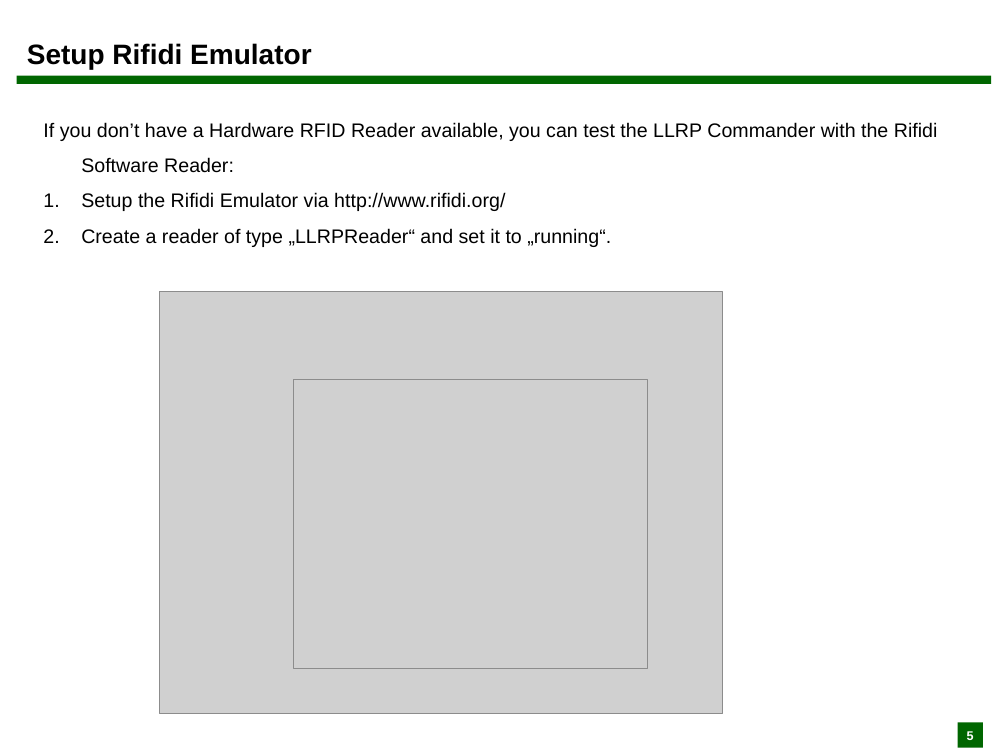
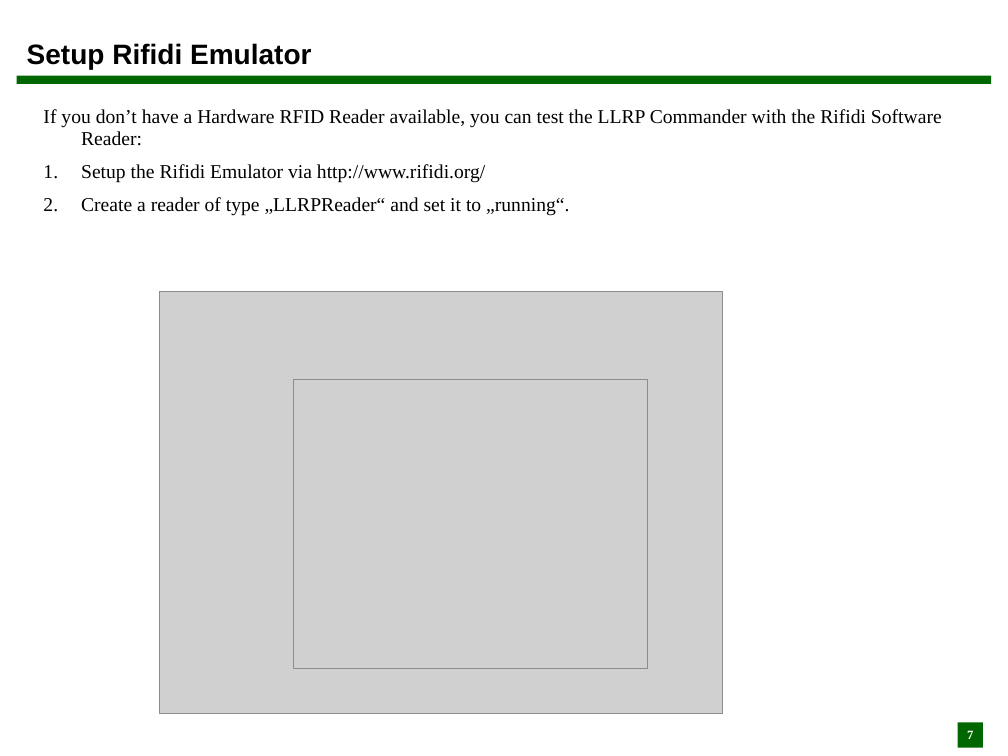
Before and after one commit to Fosstrak/fosstrak-llrp, a slide deck: slide 7 of src/site/resources/pdf/llrp_commander_UserGuide.ppt (slide 5 before the commit). Drawn at 1008x756 pixels with LibreOffice and Linux fonts; fonts in the diff are those of the drawing; grey boxes stand for pictures. Boxes give left, top, right and bottom in pixels: in the first picture for what was removed or moved away, otherwise in the second. Text is boxed around its words. In the diff, an @@ line names an element or a change of style, - is before the commit and + after.

```diff
--- a/src/site/resources/pdf/llrp_commander_UserGuide.ppt
+++ b/src/site/resources/pdf/llrp_commander_UserGuide.ppt
@@ text "If you don’t have a ..." at (43, 109, 942, 216): font Arial to Times New Roman; indent changed; line spacing 1.5 to 0.93; line spacing 1.5 to 1.39 @@
@@ page number at (967, 730, 973, 739): text changed; font Arial to Times New Roman @@
-5
+7
```
Also in this commit, not shown: 13 other slides changed, 2 slides added, 1 other file.
